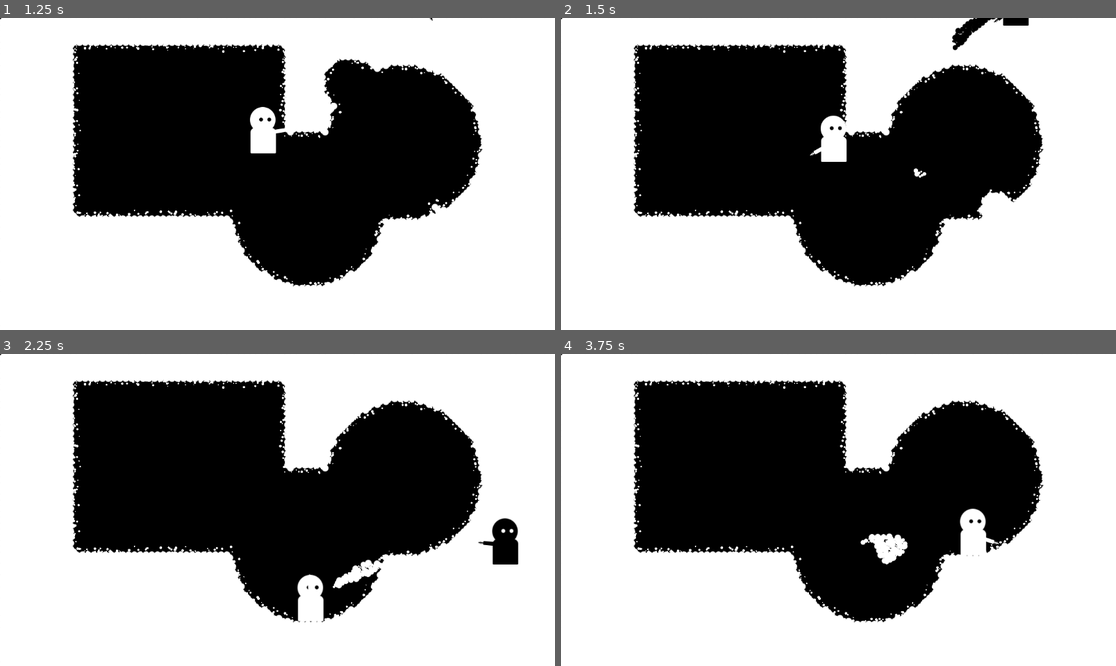
Above: before the commit, frames 1-4 (two rows, left to right).
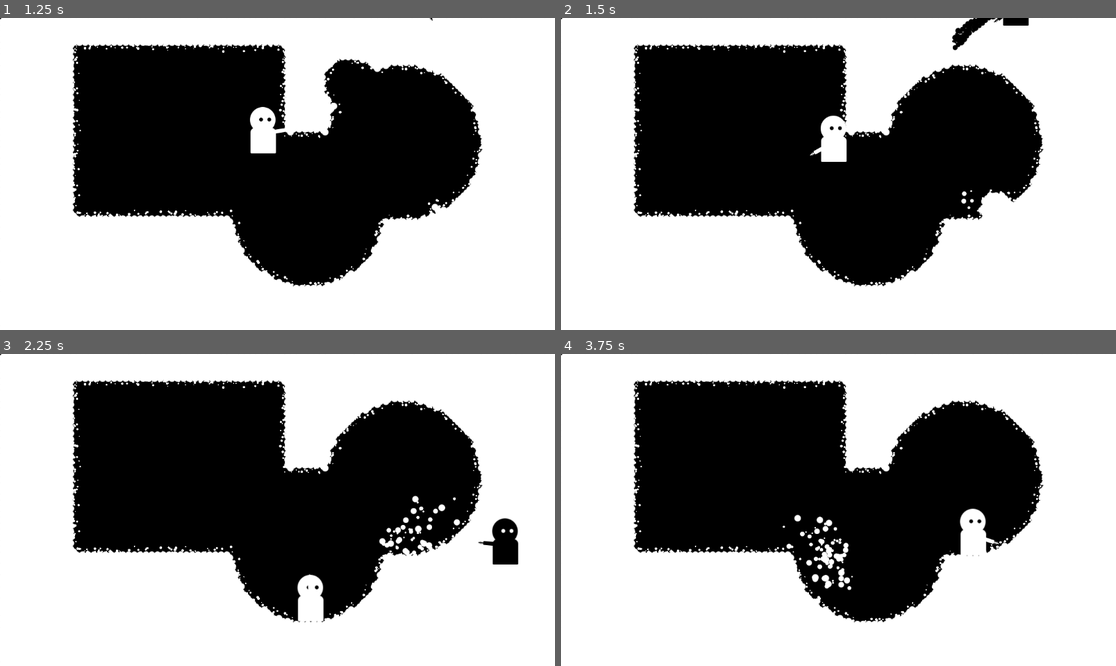
Above: after the commit, the same moments.

Repository: RobotRamen/margin
Game: Godot game, scene res://level_0.tscn
The game is run twice, just before and just after one commit, with the same random seed, the same clock (stepped at 60 frames per second) and the same inputs.
Inputs (mouse positions are in pixels of both pictures, inside the frame that each line leads up to):
- Up to frame 1 (1.25 s): move the mouse to (399, 158) at 0.52 s; hold D (right_1) from 0.53 s (still down); tap Ctrl (restore_1) at 0.6 s; click (399, 158) at 0.67 s; tap Space (jump_1) at 0.77 s
- Up to frame 2 (1.5 s): keep holding D (right_1); move the mouse to (727, 189) at 1.27 s; tap Ctrl (restore_1) at 1.35 s
- Up to frame 3 (2.25 s): tap Space (jump_1) at 1.52 s; move the mouse to (333, 441) at 2.02 s; release D (right_1) at 2.03 s; hold A (left_1) from 2.03 s (still down); tap Ctrl (restore_1) at 2.1 s
- Up to frame 4 (3.75 s): move the mouse to (810, 572) at 2.77 s; release A (left_1) at 2.78 s; hold D (right_1) from 2.78 s (still down); tap Ctrl (restore_1) at 2.85, 3.6 s; click (810, 572) at 2.92 s; tap Space (jump_1) at 3.02 s; move the mouse to (1005, 556) at 3.52 s

Frame 1 is identical in both runs. In frame 2, less than 0.1% of the frame differs, in the area x 63-75%, y 48-62%; in frame 3, 0.8%; in frame 4, 1.2%, in the area x 39-63%, y 51-81%.

Commit message:
added a moving target to restore pixels

Diff:
--- a/white_restore.gd
+++ b/white_restore.gd
@@ -1,12 +1,19 @@
 extends Area2D
 
 @onready var white_character = $"../whiteCharacter"
-const speed = 1500
+const final_speed = 1000
+var speed = 1
+var direction
+func _ready():
+	var initial_direction = Vector2(randf_range(-1,1), randf_range(-1,1)).normalized()
+	direction = initial_direction
 
 func _physics_process(delta):
 	var direction_to_character : Vector2 = (white_character.position + Vector2(0,-50)) - position
 	direction_to_character = direction_to_character.normalized()
-	position += direction_to_character * delta * speed
+	direction = ((direction_to_character + direction*3)/4).normalized()
+	speed = (speed*4 + final_speed)/5
+	position += direction * delta * speed
 
 	if get_overlapping_bodies():
 		white_character.on_restore_pickup()
